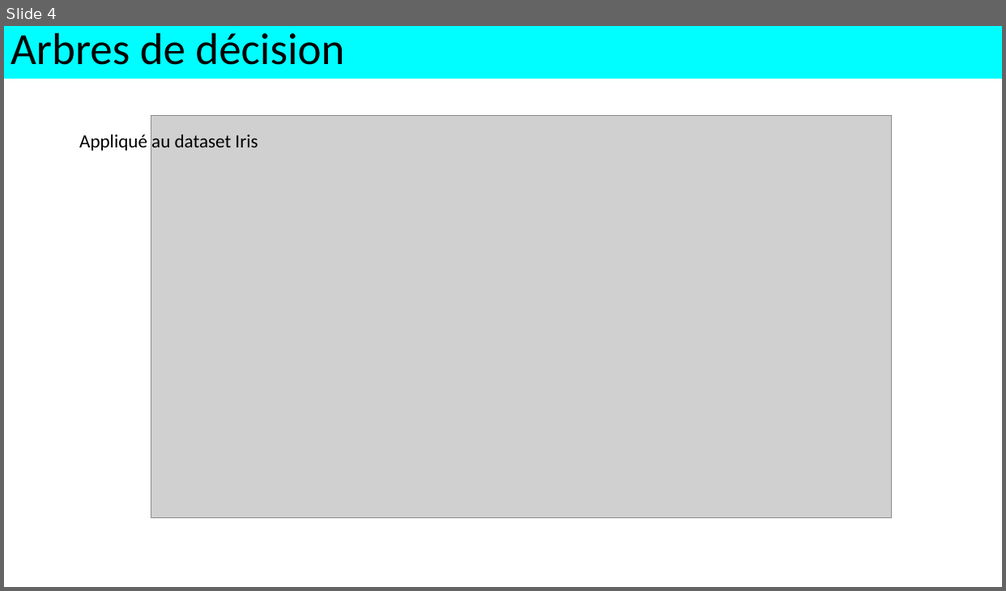
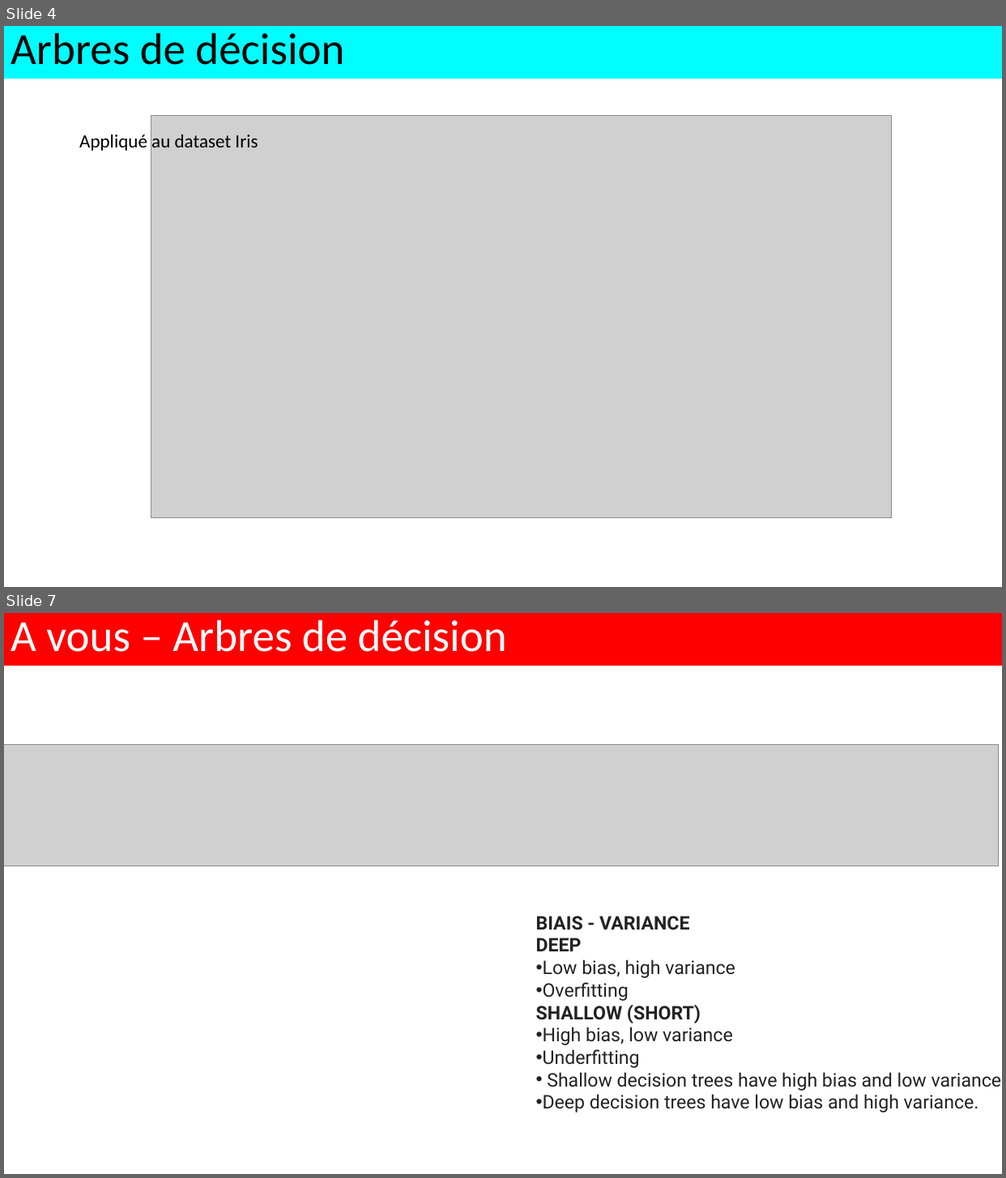
Before and after one commit to alexisperrier/XEmines_DataScience_2020, a slide deck: slides/XEM20_S1D7_random_forests.pptx. Shown one above the other, each under a label of ours: slide 4 before the commit, slides 4 and 7 after it; the slides between them are not shown. The pictures are 1006x591 and 1006x1178 pixels, drawn with LibreOffice and Linux fonts; fonts in the diff are those of the drawing; grey boxes stand for pictures. Boxes give left, top, right and bottom in pixels: in the first picture for what was removed or moved away, otherwise in the second. Text is boxed around its words. In the diff, an @@ line names an element or a change of style, - is before the commit and + after.

```diff
--- a/slides/XEM20_S1D7_random_forests.pptx
+++ b/slides/XEM20_S1D7_random_forests.pptx
@@ slide 7 added at bbox=[4, 613, 1002, 1174], background #FFFFFF @@
@@ rectangle added at bbox=[4, 613, 1002, 666], fill #FF0000, 42.9 pt, text #FFFFFF @@
+A vous – Arbres de décision
@@ picture added at bbox=[4, 744, 999, 866] @@
@@ text added at bbox=[536, 916, 1002, 1113], 18 pt, text #222222 @@
+BIAIS - VARIANCE
+DEEP
+• Low bias, high variance
+• Overfitting
+SHALLOW (SHORT)
+• High bias, low variance
+• Underfitting
+• Shallow decision trees have high bias and low variance.
+• Deep decision trees have low bias and high variance.
```
Also in this commit, not shown: 1 slide changed, 6 other slides added.
